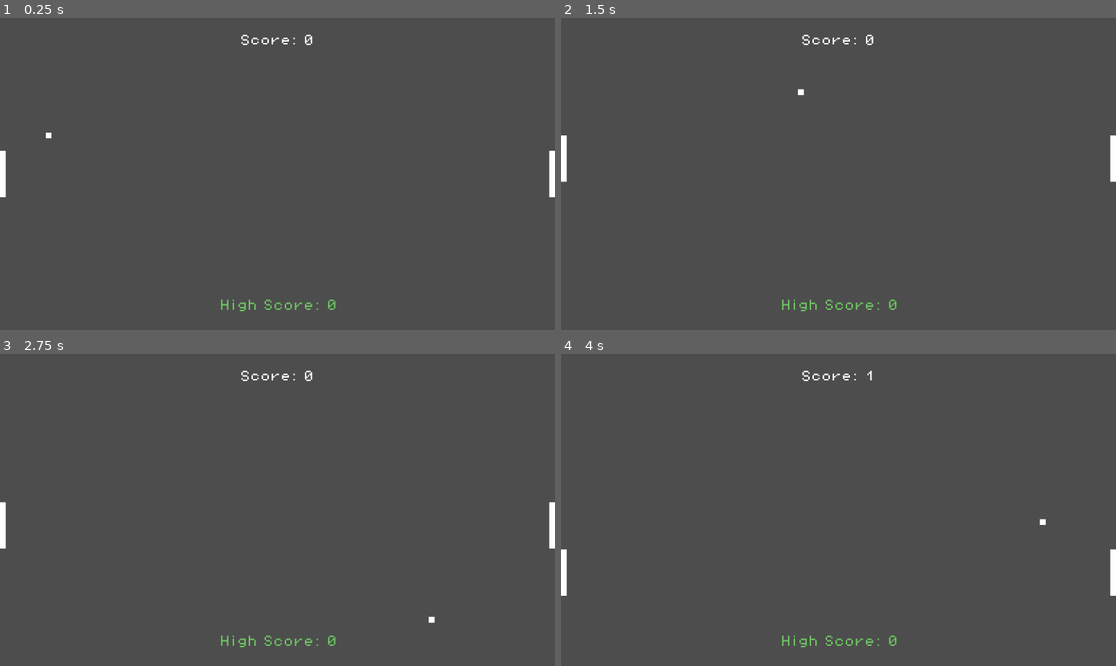
Above: before the commit, frames 1-4 (two rows, left to right).
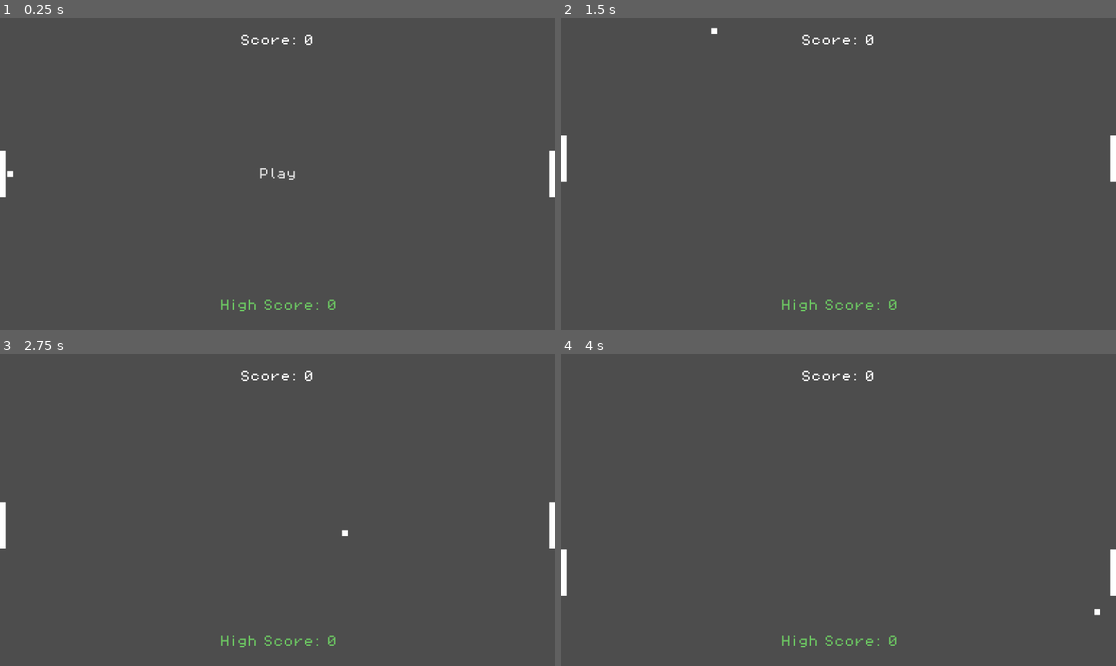
Above: after the commit, the same moments.

Repository: XTopher13/hello-world-game
Game: Godot game, scene res://Utility/level.tscn
Same seed, same stepped clock (60 frames per second), same inputs: the game is played once before the commit and once after it.
Inputs (mouse positions are in pixels of both pictures, inside the frame that each line leads up to):
- Up to frame 1 (0.25 s): no input
- Up to frame 2 (1.5 s): click (838, 174) at 0.5 s, where only the run after the commit has a clickable "Play"; move the mouse to (960, 158) at 1.27 s
- Up to frame 3 (2.75 s): move the mouse to (166, 525) at 2.02 s
- Up to frame 4 (4 s): tap Enter at 2.75 s; move the mouse to (894, 441) at 2.77 s; move the mouse to (810, 572) at 3.52 s

The runs differ from the first frame. In frame 1, 0.1% of the frame differs, in the area x 1-54%, y 36-52%; in frame 2, less than 0.1%; in frame 3, less than 0.1%; in frame 4, less than 0.1%.

Commit message:
Pongg: Add main menu!

Diff:
--- a/Pongg/Entities/Ball/ball.gd
+++ b/Pongg/Entities/Ball/ball.gd
@@ -14,8 +14,9 @@
 
 # Called every frame. 'delta' is the elapsed time since the previous frame.
 func _process(delta: float) -> void:
-	var direction = Vector2(cos(angle), sin(angle))
-	position += direction * speed * delta
+	if(!GameState.is_in_menu):
+		var direction = Vector2(cos(angle), sin(angle))
+		position += direction * speed * delta
 
 
 func _on_area_entered(area: Area2D) -> void:
--- a/Pongg/Utility/game_state.gd
+++ b/Pongg/Utility/game_state.gd
@@ -3,3 +3,5 @@
 var high_score: int = 0
 
 var current_score: int = 0
+
+var is_in_menu: bool = true
--- a/Pongg/Utility/kill_zone.gd
+++ b/Pongg/Utility/kill_zone.gd
@@ -18,4 +18,5 @@
 func _on_timer_timeout() -> void:
 	Engine.time_scale = 1.0
 	GameState.current_score = 0
+	GameState.is_in_menu = true
 	get_tree().reload_current_scene()
--- a/Pongg/Utility/level.tscn
+++ b/Pongg/Utility/level.tscn
@@ -3,11 +3,14 @@
 [ext_resource type="Script" uid="uid://bsjepd6q85d0m" path="res://Utility/level.gd" id="1_c547a"]
 [ext_resource type="PackedScene" uid="uid://cltn4ookc5lil" path="res://Utility/bounce_zone.tscn" id="2_8bhmt"]
 [ext_resource type="PackedScene" uid="uid://dsn5jet87ep55" path="res://Utility/score.tscn" id="2_c547a"]
+[ext_resource type="PackedScene" uid="uid://cn8cqqnb416h3" path="res://Utility/main_menu.tscn" id="2_gxwdn"]
 [ext_resource type="PackedScene" uid="uid://d0mp1s48pl8fs" path="res://Utility/kill_zone.tscn" id="3_27yg2"]
 [ext_resource type="FontFile" uid="uid://dpjstcoo7wbi1" path="res://Entities/Assets/fonts/PixelOperator8.ttf" id="3_38y1j"]
 
 [node name="Level" type="Node2D" unique_id=493946554]
 script = ExtResource("1_c547a")
+
+[node name="MainMenu" parent="." unique_id=559788992 instance=ExtResource("2_gxwdn")]
 
 [node name="Camera2D" type="Camera2D" parent="." unique_id=192680331]
 zoom = Vector2(1.5, 1.5)
@@ -47,7 +50,3 @@
 
 [node name="KillZone_Left2" parent="." unique_id=505542912 instance=ExtResource("3_27yg2")]
 position = Vector2(390, 0)
-
-[connection signal="area_entered" from="Ball" to="Ball" method="_on_area_entered"]
-[connection signal="area_entered" from="PlayerPaddle" to="PlayerPaddle" method="_on_area_entered"]
-[connection signal="area_entered" from="@Area2D@69421" to="@Area2D@69421" method="_on_area_entered"]
--- /dev/null
+++ b/Pongg/Utility/main_menu.gd
@@ -0,0 +1,17 @@
+extends Control
+
+
+# Called when the node enters the scene tree for the first time.
+func _ready() -> void:
+	pass # Replace with function body.
+
+
+# Called every frame. 'delta' is the elapsed time since the previous frame.
+func _process(delta: float) -> void:
+	pass
+
+
+func _on_play_button_pressed() -> void:
+	GameState.is_in_menu = false
+	self.hide()
+	pass # Replace with function body.
--- /dev/null
+++ b/Pongg/Utility/main_menu.tscn
@@ -0,0 +1,55 @@
+[gd_scene format=3 uid="uid://cn8cqqnb416h3"]
+
+[ext_resource type="Script" uid="uid://b6chs5tk34doy" path="res://Utility/main_menu.gd" id="1_a8idn"]
+[ext_resource type="FontFile" uid="uid://dpjstcoo7wbi1" path="res://Entities/Assets/fonts/PixelOperator8.ttf" id="1_bpoc2"]
+
+[sub_resource type="StyleBoxEmpty" id="StyleBoxEmpty_a8idn"]
+
+[sub_resource type="StyleBoxEmpty" id="StyleBoxEmpty_bpoc2"]
+
+[sub_resource type="StyleBoxEmpty" id="StyleBoxEmpty_5puen"]
+
+[sub_resource type="StyleBoxEmpty" id="StyleBoxEmpty_okxei"]
+
+[sub_resource type="StyleBoxEmpty" id="StyleBoxEmpty_4kjyi"]
+
+[node name="MainMenu" type="Control" unique_id=559788992]
+layout_mode = 3
+anchors_preset = 15
+anchor_right = 1.0
+anchor_bottom = 1.0
+grow_horizontal = 2
+grow_vertical = 2
+script = ExtResource("1_a8idn")
+
+[node name="ColorRect" type="ColorRect" parent="." unique_id=1608372631]
+layout_mode = 1
+anchors_preset = 15
+anchor_right = 1.0
+anchor_bottom = 1.0
+grow_horizontal = 2
+grow_vertical = 2
+color = Color(1, 1, 1, 0)
+
+[node name="CenterContainer" type="CenterContainer" parent="." unique_id=402394620]
+layout_mode = 1
+anchors_preset = 15
+anchor_right = 1.0
+anchor_bottom = 1.0
+grow_horizontal = 2
+grow_vertical = 2
+
+[node name="VBoxContainer" type="VBoxContainer" parent="CenterContainer" unique_id=829075955]
+layout_mode = 2
+
+[node name="PlayButton" type="Button" parent="CenterContainer/VBoxContainer" unique_id=1796353362]
+layout_mode = 2
+theme_override_fonts/font = ExtResource("1_bpoc2")
+theme_override_styles/normal = SubResource("StyleBoxEmpty_a8idn")
+theme_override_styles/pressed = SubResource("StyleBoxEmpty_bpoc2")
+theme_override_styles/hover = SubResource("StyleBoxEmpty_5puen")
+theme_override_styles/disabled = SubResource("StyleBoxEmpty_okxei")
+theme_override_styles/focus = SubResource("StyleBoxEmpty_4kjyi")
+text = "Play"
+
+[connection signal="pressed" from="CenterContainer/VBoxContainer/PlayButton" to="." method="_on_play_button_pressed"]
Not shown, added: Pongg/Utility/main_menu.gd.uid
